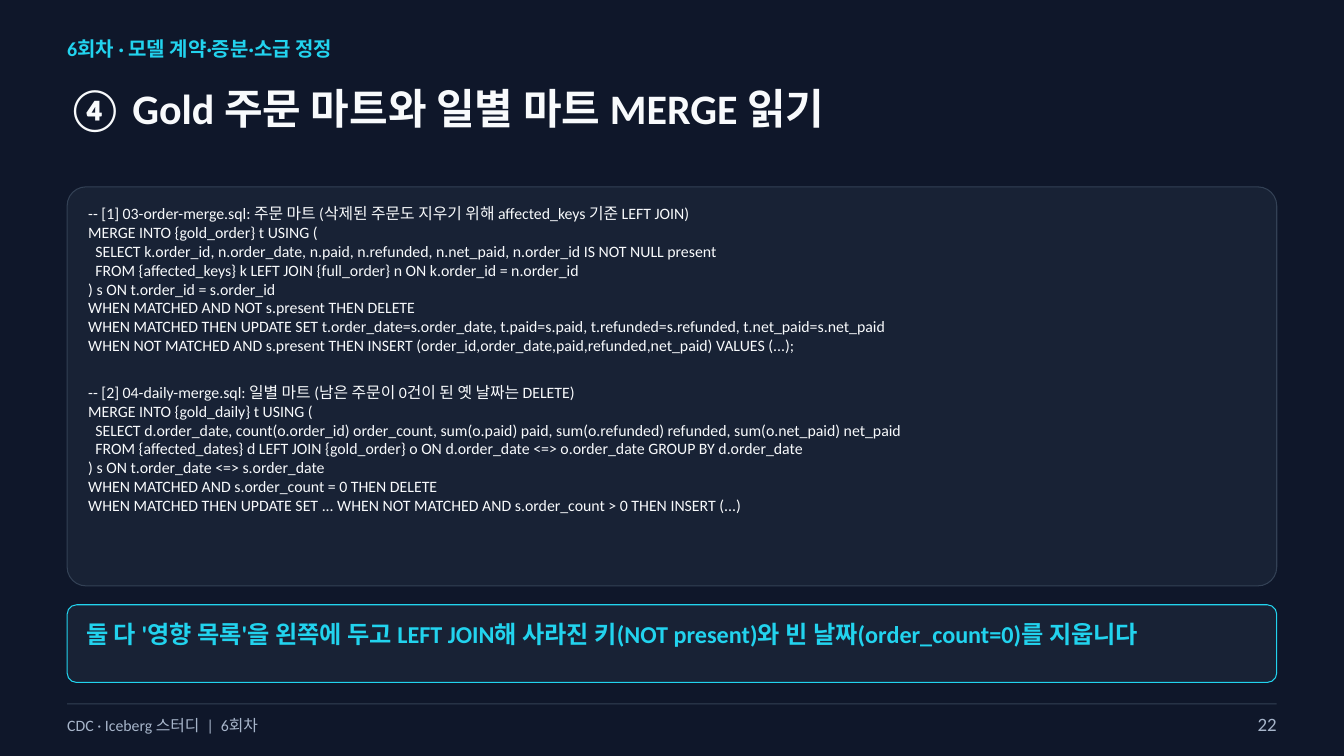
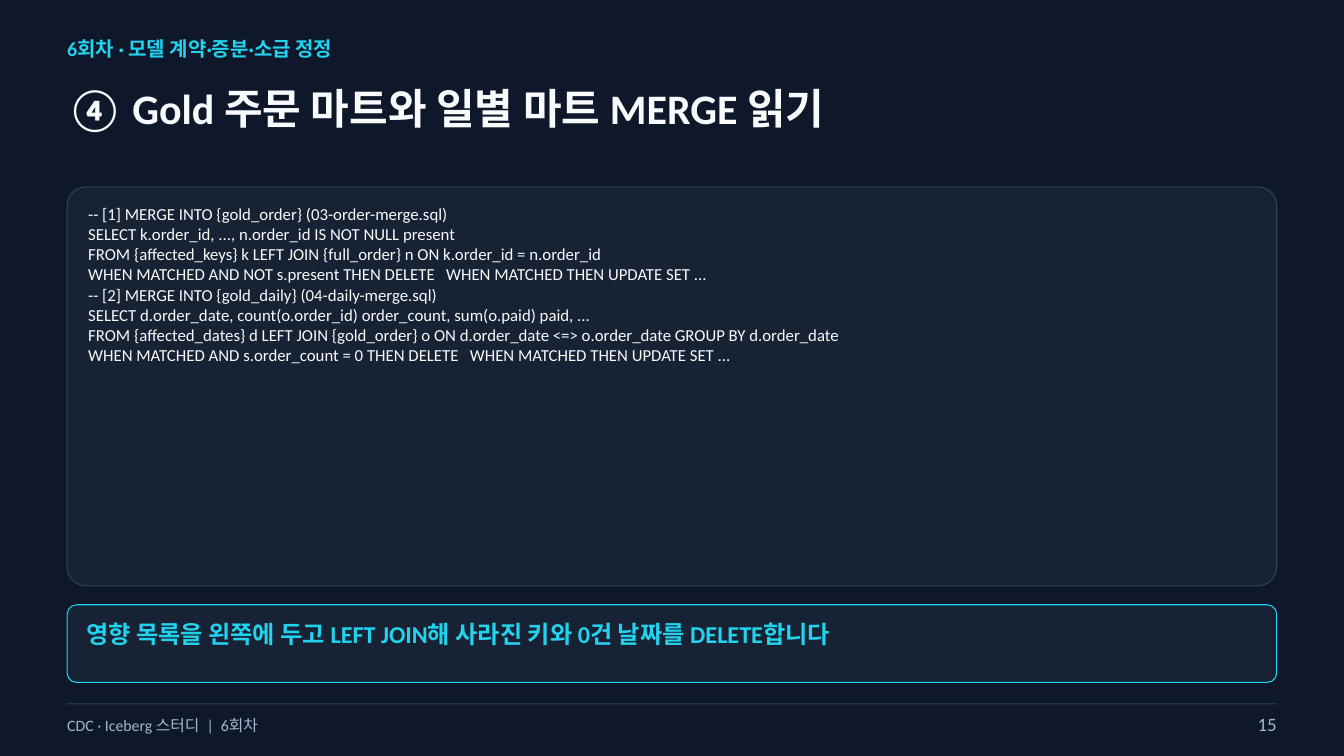
Before and after one commit to kim-dabin/cdc-lakehouse-study, a slide deck: slide 15 of labs/session06/slides/06-session06-student.pptx (slide 22 before the commit). Drawn at 1344x756 pixels with LibreOffice and Linux fonts; fonts in the diff are those of the drawing. Boxes give left, top, right and bottom in pixels: in the first picture for what was removed or moved away, otherwise in the second. Text is boxed around its words. In the diff, an @@ line names an element or a change of style, - is before the commit and + after.

```diff
--- a/labs/session06/slides/06-session06-student.pptx
+++ b/labs/session06/slides/06-session06-student.pptx
@@ text at (88,208,455,243): text changed; size 11.2 to 12 pt @@
--- [1] 03-order-merge.sql: 주문 마트 (삭제된 주문도 지우기 위해 affected_keys 기준 LEFT JOIN)
-MERGE INTO {gold_order} t USING (
-SELECT k.order_id, n.order_date, n.paid, n.refunded, n.net_paid, n.order_id IS NOT NULL present
+-- [1] MERGE INTO {gold_order} (03-order-merge.sql)
+SELECT k.order_id, ..., n.order_id IS NOT NULL present
@@ text at (88,269,690,324): text changed; size 11.2 to 12 pt @@
-) s ON t.order_id = s.order_id
-WHEN MATCHED AND NOT s.present THEN DELETE
-WHEN MATCHED THEN UPDATE SET t.order_date=s.order_date, t.paid=s.paid, t.refunded=s.refunded, t.net_paid=s.net_paid
-WHEN NOT MATCHED AND s.present THEN INSERT (order_id,order_date,paid,refunded,net_paid) VALUES (...);
--- [2] 04-daily-merge.sql: 일별 마트 (남은 주문이 0건이 된 옛 날짜는 DELETE)
-MERGE INTO {gold_daily} t USING (
-SELECT d.order_date, count(o.order_id) order_count, sum(o.paid) paid, sum(o.refunded) refunded, sum(o.net_paid) net_paid
+WHEN MATCHED AND NOT s.present THEN DELETE WHEN MATCHED THEN UPDATE SET ...
+-- [2] MERGE INTO {gold_daily} (04-daily-merge.sql)
+SELECT d.order_date, count(o.order_id) order_count, sum(o.paid) paid, ...
@@ text at (88,248,838,344): size 11.2 to 12 pt in "FROM {affected_keys} k LEFT JOIN {full_order} n ...", "FROM {affected_dates} d LEFT JOIN {gold_order} o ..." @@
@@ text at (88,349,714,364): text changed; size 11.2 to 12 pt @@
-) s ON t.order_date <=> s.order_date
-WHEN MATCHED AND s.order_count = 0 THEN DELETE
-WHEN MATCHED THEN UPDATE SET ... WHEN NOT MATCHED AND s.order_count > 0 THEN INSERT (...)
+WHEN MATCHED AND s.order_count = 0 THEN DELETE WHEN MATCHED THEN UPDATE SET ...
@@ text at (86,622,830,645): text changed @@
-둘 다 '영향 목록'을 왼쪽에 두고 LEFT JOIN해 사라진 키(NOT present)와 빈 날짜(order_count=0)를 지웁니다
+영향 목록을 왼쪽에 두고 LEFT JOIN해 사라진 키와 0건 날짜를 DELETE합니다
@@ text at (1258,719,1277,731): text changed @@
-22
+15
```
Also in this commit, not shown: 20 other slides changed, 11 slides removed, 3 other files.
